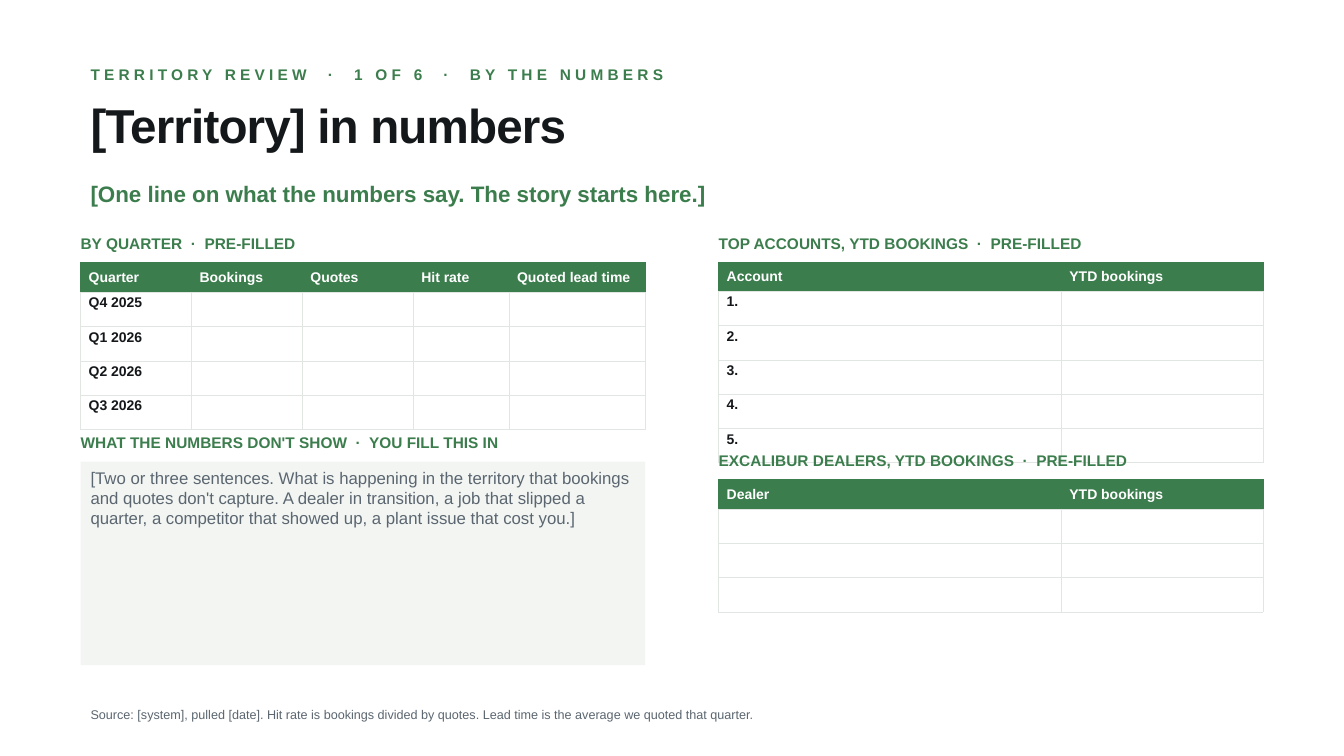
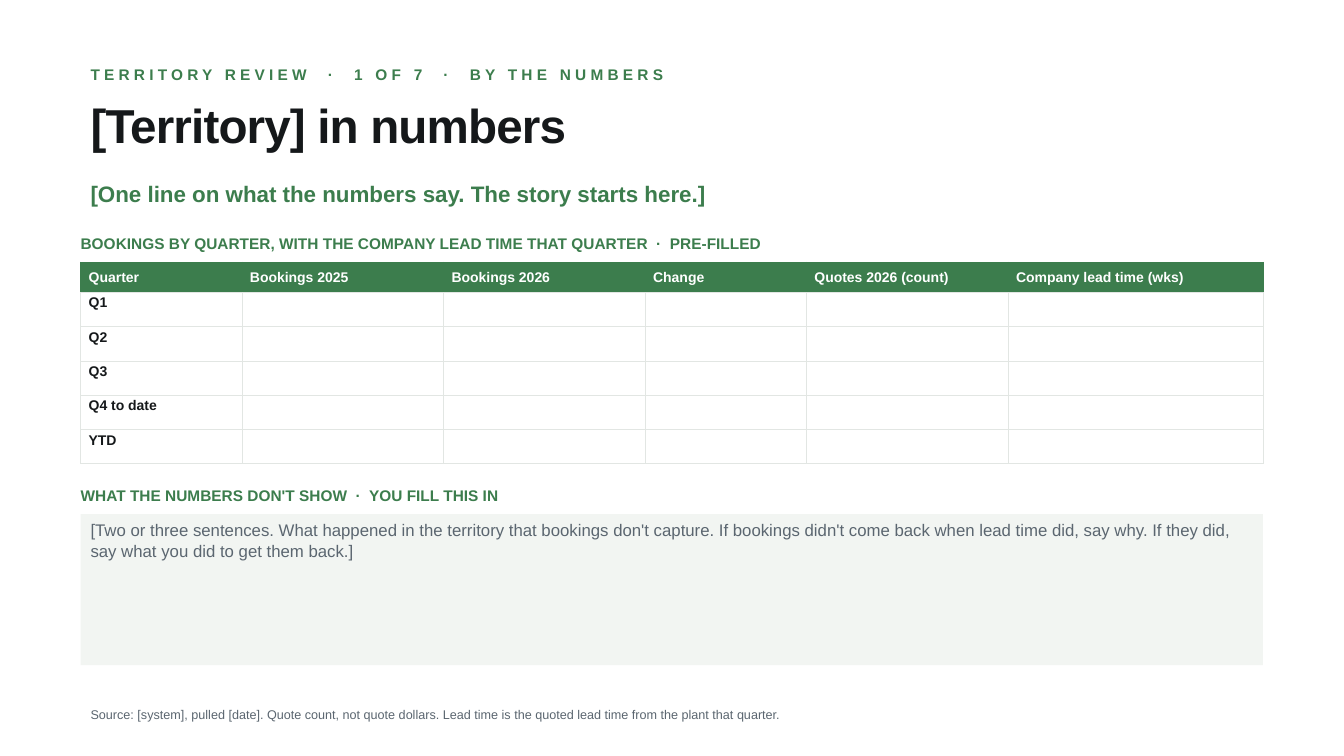
Before and after one commit to guralsnj/git_test, a slide deck: slide 2 of decks/territory-review/Territory Review Template - RSM.pptx. Drawn at 1344x756 pixels with LibreOffice and Linux fonts; fonts in the diff are those of the drawing; background and template pictures are left out. Boxes give left, top, right and bottom in pixels: in the first picture for what was removed or moved away, otherwise in the second. Text is boxed around its words. In the diff, an @@ line names an element or a change of style, - is before the commit and + after.

```diff
--- a/decks/territory-review/Territory Review Template - RSM.pptx
+++ b/decks/territory-review/Territory Review Template - RSM.pptx
@@ text at <box>91,69,663,80</box>: text changed @@
-TERRITORY REVIEW · 1 OF 6 · BY THE NUMBERS
+TERRITORY REVIEW · 1 OF 7 · BY THE NUMBERS
@@ text at <box>81,238,761,252</box>: text changed @@
-BY QUARTER · PRE-FILLED
+BOOKINGS BY QUARTER, WITH THE COMPANY LEAD TIME THAT QUARTER · PRE-FILLED
@@ text removed at <box>719,238,1082,252</box> @@
-TOP ACCOUNTS, YTD BOOKINGS · PRE-FILLED
@@ table at <box>81,262,1263,449</box> @@
-Quarter | Bookings | Quotes | Hit rate | Quoted lead time
-Q4 2025 |  |  |  | 
-Q1 2026 |  |  |  | 
-Q2 2026 |  |  |  | 
-Q3 2026 |  |  |  | 
+Quarter | Bookings 2025 | Bookings 2026 | Change | Quotes 2026 (count) | Company lead time (wks)
+Q1 |  |  |  |  | 
+Q2 |  |  |  |  | 
+Q3 |  |  |  |  | 
+Q4 to date |  |  |  |  | 
+YTD |  |  |  |  | 
@@ table: place and size @@
-table at <box>81,262,645,417</box>
+table at <box>81,262,1263,449</box>
@@ table removed at <box>719,262,1263,448</box>, 6 rows, 2 columns @@
-Account | YTD bookings
-1. | 
-2. | 
-3. | 
-4. | 
-5. | 
@@ text removed at <box>719,455,1127,469</box> @@
-EXCALIBUR DEALERS, YTD BOOKINGS · PRE-FILLED
@@ text "WHAT THE NUMBERS DON'T SHOW ...": place and size @@
-text "WHAT THE NUMBERS DON'T SHOW ..." at <box>81,437,498,448</box>
+text "WHAT THE NUMBERS DON'T SHOW ..." at <box>81,490,498,501</box>
@@ table removed at <box>719,480,1263,597</box>, 4 rows, 2 columns @@
-Dealer | YTD bookings
- | 
- | 
- | 
@@ rectangle "[Two or three sentences. What ...": place and size @@
-rectangle "[Two or three sentences. What ..." at <box>81,462,645,665</box>
+rectangle "[Two or three sentences. What ..." at <box>81,514,1263,665</box>
@@ text in rectangle at <box>91,524,1230,561</box>: text changed @@
-[Two or three sentences. What is happening in the territory that bookings and quotes don't capture. A dealer in transition, a job that slipped a quarter, a competitor that showed up, a plant issue that cost you.]
+[Two or three sentences. What happened in the territory that bookings don't capture. If bookings didn't come back when lead time did, say why. If they did, say what you did to get them back.]
@@ text at <box>91,710,780,722</box>: text changed @@
-Source: [system], pulled [date]. Hit rate is bookings divided by quotes. Lead time is the average we quoted that quarter.
+Source: [system], pulled [date]. Quote count, not quote dollars. Lead time is the quoted lead time from the plant that quarter.
```
Also in this commit, not shown: 5 other slides changed, 2 slides added, 1 slide removed, 5 other files.
